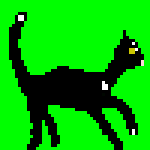
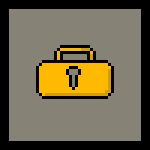
Layers edited between the first and the second 150px x 150px image:
added layer "lock_ani0" above "key_ani3" over [0, 0, 150, 150]
renamed "Layer" to "ani0", hid it, painted on it over [9, 12, 144, 150]
